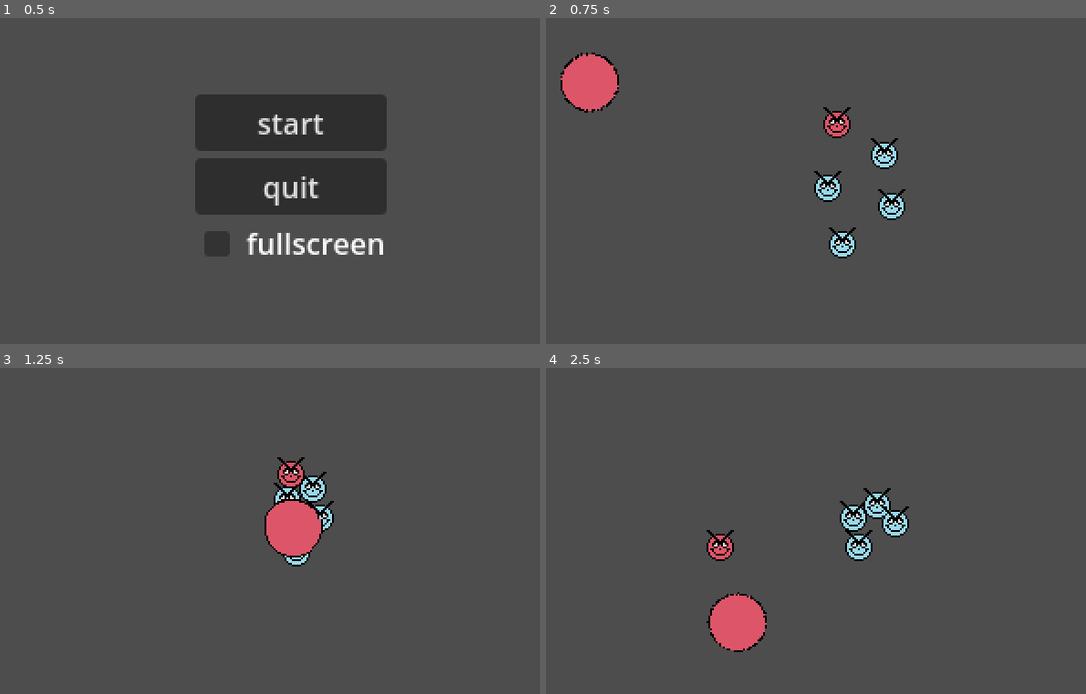
Above: before the commit, frames 1-4 (two rows, left to right).
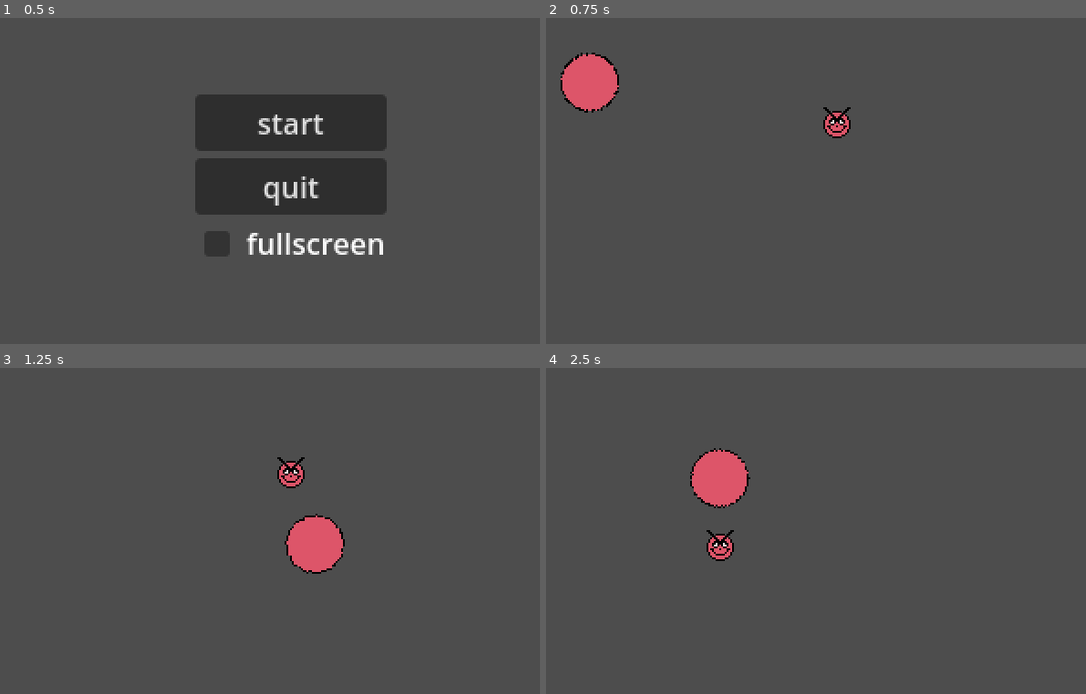
Above: after the commit, the same moments.

Repository: Jaspev/pendulum
Game: Godot game, scene res://scenes/title.tscn
Same seed, same stepped clock (60 frames per second), same inputs: the game is played once before the commit and once after it.
Inputs (mouse positions are in pixels of both pictures, inside the frame that each line leads up to):
- Up to frame 1 (0.5 s): no input
- Up to frame 2 (0.75 s): click "start" at 0.5 s
- Up to frame 3 (1.25 s): no input
- Up to frame 4 (2.5 s): move the mouse to (967, 514) at 1.27 s; click (967, 514) at 1.42 s; move the mouse to (718, 547) at 2.02 s; click (718, 547) at 2.17 s

Frame 1 is identical in both runs. In frame 2, 1.4% of the frame differs, in the area x 49-67%, y 36-74%; in frame 3, 2.5%; in frame 4, 4.5%, in the area x 26-68%, y 24-88%.

Commit message:
cleanup of previous pushes

Diff:
--- a/scenes/main.tscn
+++ b/scenes/main.tscn
@@ -1,23 +1,20 @@
-[gd_scene load_steps=11 format=3 uid="uid://bqsujp6ltw8lw"]
+[gd_scene load_steps=9 format=3 uid="uid://bqsujp6ltw8lw"]
 
+[ext_resource type="Script" path="res://scripts/main.gd" id="1_2j1ml"]
 [ext_resource type="Script" path="res://scripts/player.gd" id="2_r6hf7"]
-[ext_resource type="Texture2D" uid="uid://3pta6ol70klt" path="res://art/guy.png" id="3_fkjpx"]
-[ext_resource type="Texture2D" uid="uid://b4ovwxfoej888" path="res://art/guy2.png" id="4_mfrle"]
+[ext_resource type="Texture2D" uid="uid://3pta6ol70klt" path="res://art/guy1.png" id="3_fkjpx"]
 [ext_resource type="Texture2D" uid="uid://x1d3ip4r3cfj" path="res://art/ballbig.png" id="5_hx6od"]
-[ext_resource type="Script" path="res://scripts/enemy01.gd" id="5_ivptq"]
-[ext_resource type="Script" path="res://scenes/player2.gd" id="5_xflm8"]
-[ext_resource type="Script" path="res://scenes/CharacterBody2D.gd" id="6_txgjc"]
+[ext_resource type="Script" path="res://scripts/player2.gd" id="5_xflm8"]
+[ext_resource type="Script" path="res://scripts/CharacterBody2D.gd" id="6_txgjc"]
 
 [sub_resource type="CircleShape2D" id="CircleShape2D_3akt5"]
-radius = 7.0
-
-[sub_resource type="CircleShape2D" id="CircleShape2D_newrt"]
 radius = 7.0
 
 [sub_resource type="CircleShape2D" id="CircleShape2D_eqp2q"]
 radius = 7.0
 
 [node name="main" type="Node2D"]
+script = ExtResource("1_2j1ml")
 
 [node name="Player" type="Area2D" parent="."]
 script = ExtResource("2_r6hf7")
@@ -28,54 +25,6 @@
 [node name="CollisionShape2D" type="CollisionShape2D" parent="Player"]
 position = Vector2(0, 1)
 shape = SubResource("CircleShape2D_3akt5")
-
-[node name="Enemy" type="CharacterBody2D" parent="."]
-position = Vector2(154, 101)
-script = ExtResource("5_ivptq")
-metadata/_edit_group_ = true
-
-[node name="Sprite2D" type="Sprite2D" parent="Enemy"]
-texture = ExtResource("4_mfrle")
-
-[node name="CollisionShape2D" type="CollisionShape2D" parent="Enemy"]
-position = Vector2(0, 1)
-shape = SubResource("CircleShape2D_newrt")
-
-[node name="Enemy2" type="CharacterBody2D" parent="."]
-position = Vector2(193, 80)
-script = ExtResource("5_ivptq")
-metadata/_edit_group_ = true
-
-[node name="Sprite2D" type="Sprite2D" parent="Enemy2"]
-texture = ExtResource("4_mfrle")
-
-[node name="CollisionShape2D" type="CollisionShape2D" parent="Enemy2"]
-position = Vector2(0, 1)
-shape = SubResource("CircleShape2D_newrt")
-
-[node name="Enemy3" type="CharacterBody2D" parent="."]
-position = Vector2(194, 110)
-script = ExtResource("5_ivptq")
-metadata/_edit_group_ = true
-
-[node name="Sprite2D" type="Sprite2D" parent="Enemy3"]
-texture = ExtResource("4_mfrle")
-
-[node name="CollisionShape2D" type="CollisionShape2D" parent="Enemy3"]
-position = Vector2(0, 1)
-shape = SubResource("CircleShape2D_newrt")
-
-[node name="Enemy4" type="CharacterBody2D" parent="."]
-position = Vector2(163, 133)
-script = ExtResource("5_ivptq")
-metadata/_edit_group_ = true
-
-[node name="Sprite2D" type="Sprite2D" parent="Enemy4"]
-texture = ExtResource("4_mfrle")
-
-[node name="CollisionShape2D" type="CollisionShape2D" parent="Enemy4"]
-position = Vector2(0, 1)
-shape = SubResource("CircleShape2D_newrt")
 
 [node name="player2" type="RigidBody2D" parent="."]
 mass = 2.5
--- a/scripts/main.gd
+++ b/scripts/main.gd
@@ -5,7 +5,7 @@
 @onready var viewport_size = get_viewport_rect().size
 
 func _ready():
-	timer.wait_time = 1.0
+	timer.wait_time = 5.0
 	timer.autostart = true
 	timer.timeout.connect(_on_timer_timeout)
 	add_child(timer)
Renamed: art/guy.png -> art/guy1.png
Not shown, changed: art/guy1.png.import
Renamed: scenes/CharacterBody2D.gd -> scripts/CharacterBody2D.gd
Renamed: scenes/player2.gd -> scripts/player2.gd
